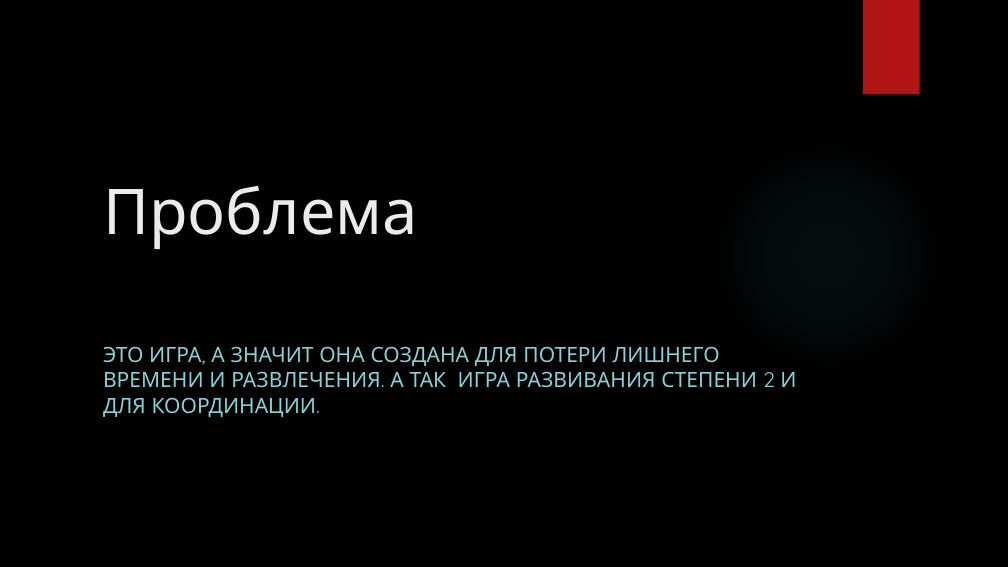
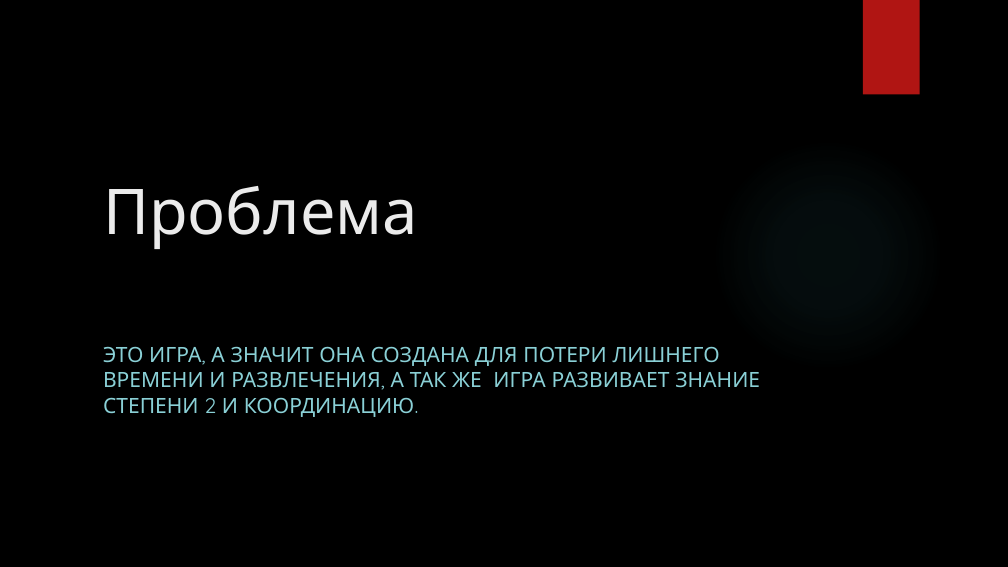
Before and after one commit to Kirill3194/2048, a slide deck: slide 2 of text/Игра 2048.pptx. Drawn at 1008x567 pixels with LibreOffice and Linux fonts; fonts in the diff are those of the drawing; background and template pictures are left out. Boxes give left, top, right and bottom in pixels: in the first picture for what was removed or moved away, otherwise in the second. Text is boxed around its words. In the diff, an @@ line names an element or a change of style, - is before the commit and + after.

```diff
--- a/text/Игра 2048.pptx
+++ b/text/Игра 2048.pptx
@@ text at bbox=[103, 346, 760, 417]: text changed @@
-ЭТО ИГРА, А ЗНАЧИТ ОНА СОЗДАНА ДЛЯ ПОТЕРИ ЛИШНЕГО ВРЕМЕНИ И РАЗВЛЕЧЕНИЯ. А ТАК ИГРА РАЗВИВАНИЯ СТЕПЕНИ 2 И ДЛЯ КООРДИНАЦИИ.
+ЭТО ИГРА, А ЗНАЧИТ ОНА СОЗДАНА ДЛЯ ПОТЕРИ ЛИШНЕГО ВРЕМЕНИ И РАЗВЛЕЧЕНИЯ, А ТАК ЖЕ ИГРА РАЗВИВАЕТ ЗНАНИЕ СТЕПЕНИ 2 И КООРДИНАЦИЮ.
```
Also in this commit, not shown: 1 other slide changed, 1 other file.
